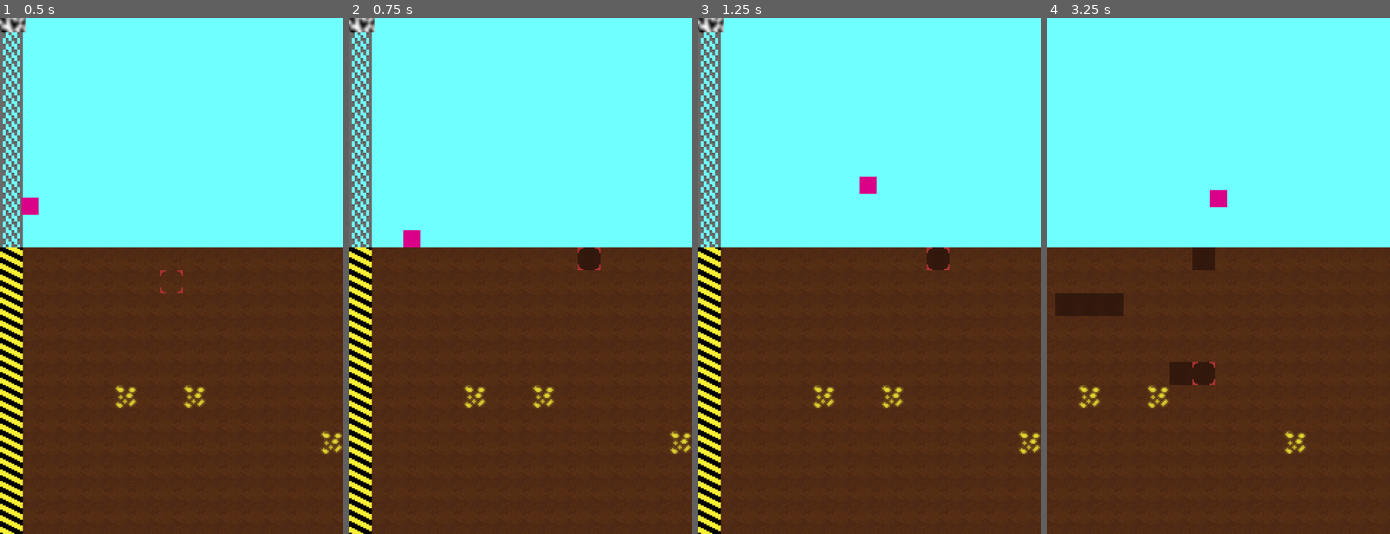
Above: before the commit, frames 1-4 (left to right).
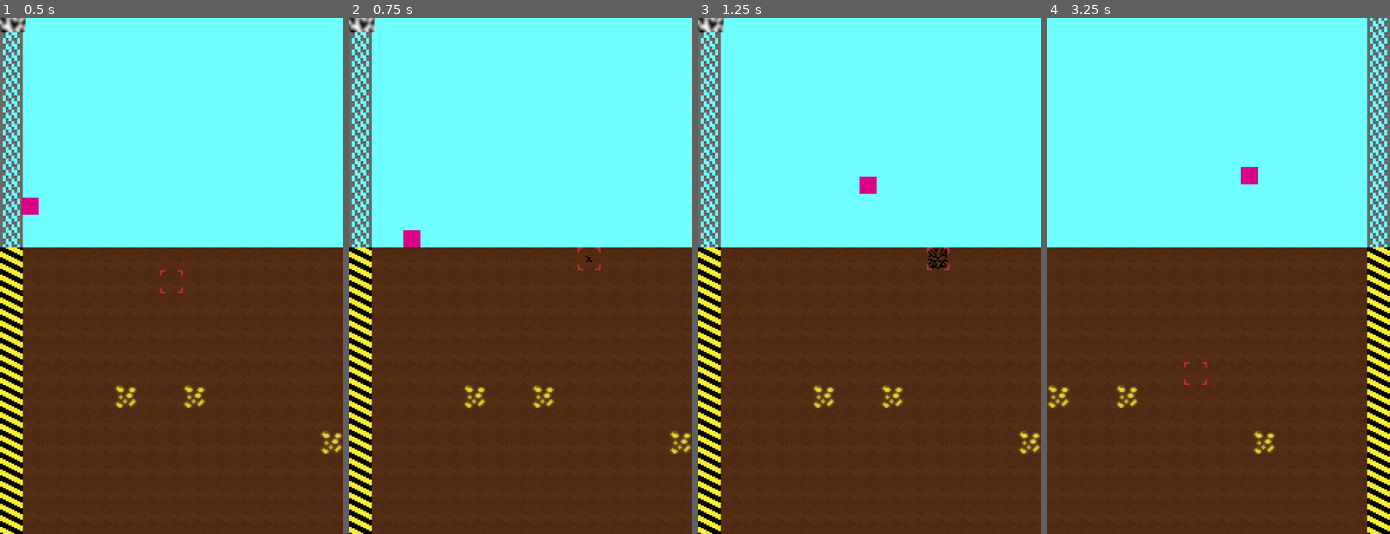
Above: after the commit, the same moments.

Repository: brikr/ludum-dare-57
Game: Godot game, scene res://scenes/main/main.tscn
Same seed, same stepped clock (60 frames per second), same inputs: the game is played once before the commit and once after it.
Inputs (mouse positions are in pixels of both pictures, inside the frame that each line leads up to):
- Up to frame 1 (0.5 s): no input
- Up to frame 2 (0.75 s): move the mouse to (595, 250) at 0.52 s; press the mouse at (595, 250) at 0.53 s; hold D (move_right) from 0.53 s (still down)
- Up to frame 3 (1.25 s): keep holding D (move_right); tap Space (jump) at 0.77 s
- Up to frame 4 (3.25 s): move the mouse to (1149, 301) at 1.27 s; release the mouse at (1149, 301) at 1.28 s; click (1149, 301) at 1.35 s; tap Space (jump) at 1.52, 3.02 s; move the mouse to (1252, 162) at 2.02 s; release D (move_right) at 2.03 s; press the mouse at (1252, 162) at 2.03 s; hold A (move_left) 2.03-2.78 s; move the mouse to (1201, 379) at 2.77 s; release the mouse at (1201, 379) at 2.78 s; hold D (move_right) from 2.78 s (still down); click (1201, 379) at 2.85 s

Frame 1 is identical in both runs. In frame 2, 0.2% of the frame differs, in the area x 66-74%, y 44-49%; in frame 3, 0.2%; in frame 4, 8.8%, in the area x 0-100%, y 0-100%.

Commit message:
digging takes tim

Diff:
--- a/scenes/constants/constants.gd
+++ b/scenes/constants/constants.gd
@@ -19,3 +19,6 @@
 const BLUE_TILE := Vector2i(1, 2)
 const ALIEN_SKULL_TILE := Vector2i(0, 3)
 const ALIEN_TECH_TILE := Vector2i(1, 3)
+
+# Animation
+const TILE_BREAKING_FRAME_COUNT := 8
--- a/scenes/game_state/game_state.gd
+++ b/scenes/game_state/game_state.gd
@@ -10,7 +10,7 @@
 
 ####### WORLD GEN #######
 func is_vertical_edge(y):
-  return (y == 0 || y == Constants.MAX_GEN_DEPTH - 1 )
+  return (y == 0 || y == Constants.MAX_GEN_DEPTH - 1)
 
 func is_horizontal_edge(x):
   return (x == 0 || x == Constants.MAX_WORLD_WIDTH - 1)
@@ -63,7 +63,7 @@
   gen_under_world()
 
 func global_position_to_map_coords(global_pos: Vector2):
-  return (global_pos/Constants.TILE_WIDTH).floor()
+  return Vector2i(global_pos / Constants.TILE_WIDTH)
 
 func dig(coords: Vector2i):
   if map[coords].is_diggable():
--- a/scenes/main/main.gd
+++ b/scenes/main/main.gd
@@ -16,12 +16,5 @@
   $test.texture = ImageTexture.create_from_image(image)
 
 func _process(_delta):
-  # Update highlighted tile position
-  var mouse_pos = get_local_mouse_position()
-  $HighlightedTile.position = Vector2(
-    floor(mouse_pos.x / Constants.TILE_WIDTH) * Constants.TILE_WIDTH,
-    floor(mouse_pos.y / Constants.TILE_WIDTH) * Constants.TILE_WIDTH,
-  )
-
   if Input.is_action_just_pressed("ui_cancel"):
     get_tree().quit()
--- a/scenes/main/main.tscn
+++ b/scenes/main/main.tscn
@@ -1,9 +1,8 @@
-[gd_scene load_steps=10 format=3 uid="uid://dbi1s0tx3b5vk"]
+[gd_scene load_steps=9 format=3 uid="uid://dbi1s0tx3b5vk"]
 
 [ext_resource type="Script" uid="uid://bk710nk5wc8ta" path="res://scenes/main/main.gd" id="1_6q06x"]
 [ext_resource type="Texture2D" uid="uid://bu0ricl7ntd50" path="res://assets/tiles.png" id="1_hyk8p"]
 [ext_resource type="PackedScene" uid="uid://eduld2nd3eqw" path="res://scenes/player/player.tscn" id="2_iuonh"]
-[ext_resource type="Texture2D" uid="uid://cwog7sm42684w" path="res://assets/tile_highlight.png" id="3_l3cfh"]
 [ext_resource type="Script" uid="uid://dwukm0d7mmuhx" path="res://scenes/main/tile_map.gd" id="3_ow5a4"]
 
 [sub_resource type="TileSetAtlasSource" id="TileSetAtlasSource_iuonh"]
@@ -50,9 +49,5 @@
 [node name="Player" parent="." instance=ExtResource("2_iuonh")]
 position = Vector2(20, 16)
 
-[node name="HighlightedTile" type="Sprite2D" parent="."]
-texture = ExtResource("3_l3cfh")
-centered = false
-
 [node name="test" type="Sprite2D" parent="."]
 position = Vector2(8, 0)
--- a/scenes/player/player.gd
+++ b/scenes/player/player.gd
@@ -16,7 +16,14 @@
 var gravity = ProjectSettings.get_setting("physics/2d/default_gravity")
 # max fall speed
 var terminal_velocity = 350.0
+# digging power (per physics frame)
+var digging_power = 1.0
 
+# digging state
+var is_digging = false
+var current_digging_tile: Tile
+# amount of power expended on current tile
+var digging_progress = 0.0
 
 func _ready():
   # set camera limits to generated world
@@ -27,6 +34,10 @@
 
 
 func _physics_process(delta):
+  _process_movement(delta)
+  _process_digging(delta)
+
+func _process_movement(delta):
   if is_on_floor():
     # Ground stuff
     # Handle jump
@@ -63,10 +74,50 @@
   clamp_to_world()
 
 
+func _process_digging(delta: float):
+  if Input.is_action_pressed("primary_mouse_action"):
+    var new_digging_tile_coords = GameState.global_position_to_map_coords(get_global_mouse_position())
+    var new_digging_tile = GameState.map[new_digging_tile_coords]
+    if !new_digging_tile.is_diggable():
+      # if it's not diggable, don't start diggin
+      clear_digging_state()
+      return
+
+    var is_digging = true
+    $HighlightedTile/TileBreaking.visible = true
+    # if we're digging a different tile than before, reset progress
+    if new_digging_tile != current_digging_tile:
+      current_digging_tile = new_digging_tile
+      digging_progress = 0.0
+
+    # advance digging progress
+    digging_progress += digging_power
+    # update tile breaking animation frame
+    var tile_break_frame = floor(lerp(0, Constants.TILE_BREAKING_FRAME_COUNT, digging_progress / current_digging_tile.difficulty()))
+    $HighlightedTile/TileBreaking.frame = tile_break_frame
+
+    # if our current progress exceeds the tile's difficulty, blow it up
+    if digging_progress >= current_digging_tile.difficulty():
+      GameState.dig(current_digging_tile.coords)
+      clear_digging_state()
+  else:
+    clear_digging_state()
+
+
+func clear_digging_state():
+  $HighlightedTile/TileBreaking.visible = false
+  is_digging = false
+  current_digging_tile = null
+  digging_progress = 0.0
+
+
 func _process(_delta: float) -> void:
-  if Input.is_action_pressed("primary_mouse_action"):
-    var mouse_coords = GameState.global_position_to_map_coords(get_global_mouse_position())
-    GameState.dig(mouse_coords)
+  # Update highlighted tile position
+  var mouse_pos = get_global_mouse_position()
+  $HighlightedTile.global_position = Vector2(
+    floor(mouse_pos.x / Constants.TILE_WIDTH) * Constants.TILE_WIDTH,
+    floor(mouse_pos.y / Constants.TILE_WIDTH) * Constants.TILE_WIDTH,
+  )
 
 
 func clamp_to_world():
--- a/scenes/player/player.tscn
+++ b/scenes/player/player.tscn
@@ -1,10 +1,76 @@
-[gd_scene load_steps=3 format=3 uid="uid://eduld2nd3eqw"]
+[gd_scene load_steps=14 format=3 uid="uid://eduld2nd3eqw"]
 
 [ext_resource type="Script" uid="uid://dpbukbr1m44es" path="res://scenes/player/player.gd" id="1_8afob"]
+[ext_resource type="Texture2D" uid="uid://cwog7sm42684w" path="res://assets/tile_highlight.png" id="2_dovo2"]
+[ext_resource type="Texture2D" uid="uid://cc2qiohmmy07d" path="res://assets/tile_breaking.png" id="3_gmlin"]
 
 [sub_resource type="CapsuleShape2D" id="CapsuleShape2D_dovo2"]
 radius = 5.0
 height = 12.0
+
+[sub_resource type="AtlasTexture" id="AtlasTexture_lvxji"]
+atlas = ExtResource("3_gmlin")
+region = Rect2(0, 0, 16, 16)
+
+[sub_resource type="AtlasTexture" id="AtlasTexture_p47bc"]
+atlas = ExtResource("3_gmlin")
+region = Rect2(16, 0, 16, 16)
+
+[sub_resource type="AtlasTexture" id="AtlasTexture_75vfm"]
+atlas = ExtResource("3_gmlin")
+region = Rect2(32, 0, 16, 16)
+
+[sub_resource type="AtlasTexture" id="AtlasTexture_0owmy"]
+atlas = ExtResource("3_gmlin")
+region = Rect2(48, 0, 16, 16)
+
+[sub_resource type="AtlasTexture" id="AtlasTexture_qek5x"]
+atlas = ExtResource("3_gmlin")
+region = Rect2(64, 0, 16, 16)
+
+[sub_resource type="AtlasTexture" id="AtlasTexture_5gtgg"]
+atlas = ExtResource("3_gmlin")
+region = Rect2(80, 0, 16, 16)
+
+[sub_resource type="AtlasTexture" id="AtlasTexture_h17s1"]
+atlas = ExtResource("3_gmlin")
+region = Rect2(96, 0, 16, 16)
+
+[sub_resource type="AtlasTexture" id="AtlasTexture_je7p5"]
+atlas = ExtResource("3_gmlin")
+region = Rect2(112, 0, 16, 16)
+
+[sub_resource type="SpriteFrames" id="SpriteFrames_fm80t"]
+animations = [{
+"frames": [{
+"duration": 1.0,
+"texture": SubResource("AtlasTexture_lvxji")
+}, {
+"duration": 1.0,
+"texture": SubResource("AtlasTexture_p47bc")
+}, {
+"duration": 1.0,
+"texture": SubResource("AtlasTexture_75vfm")
+}, {
+"duration": 1.0,
+"texture": SubResource("AtlasTexture_0owmy")
+}, {
+"duration": 1.0,
+"texture": SubResource("AtlasTexture_qek5x")
+}, {
+"duration": 1.0,
+"texture": SubResource("AtlasTexture_5gtgg")
+}, {
+"duration": 1.0,
+"texture": SubResource("AtlasTexture_h17s1")
+}, {
+"duration": 1.0,
+"texture": SubResource("AtlasTexture_je7p5")
+}],
+"loop": true,
+"name": &"default",
+"speed": 5.0
+}]
 
 [node name="Player" type="CharacterBody2D"]
 script = ExtResource("1_8afob")
@@ -25,3 +91,14 @@
 [node name="JetpackDelay" type="Timer" parent="."]
 wait_time = 0.3
 one_shot = true
+
+[node name="HighlightedTile" type="Sprite2D" parent="."]
+texture = ExtResource("2_dovo2")
+centered = false
+
+[node name="TileBreaking" type="AnimatedSprite2D" parent="HighlightedTile"]
+visible = false
+sprite_frames = SubResource("SpriteFrames_fm80t")
+frame = 7
+frame_progress = 0.685338
+centered = false
--- a/scripts/tile.gd
+++ b/scripts/tile.gd
@@ -18,6 +18,11 @@
 func is_diggable():
   return type == TileType.DIRT
 
+# how much total digging power must be expended to break this tile
+func difficulty():
+  # TODO calculate
+  return 50.0
+
 func clear():
   type = TileType.EMPTY
   objectType = TileObjectType.NONE
Binary file changed: assets/tile_breaking.aseprite
Binary file changed: assets/tile_breaking.png
